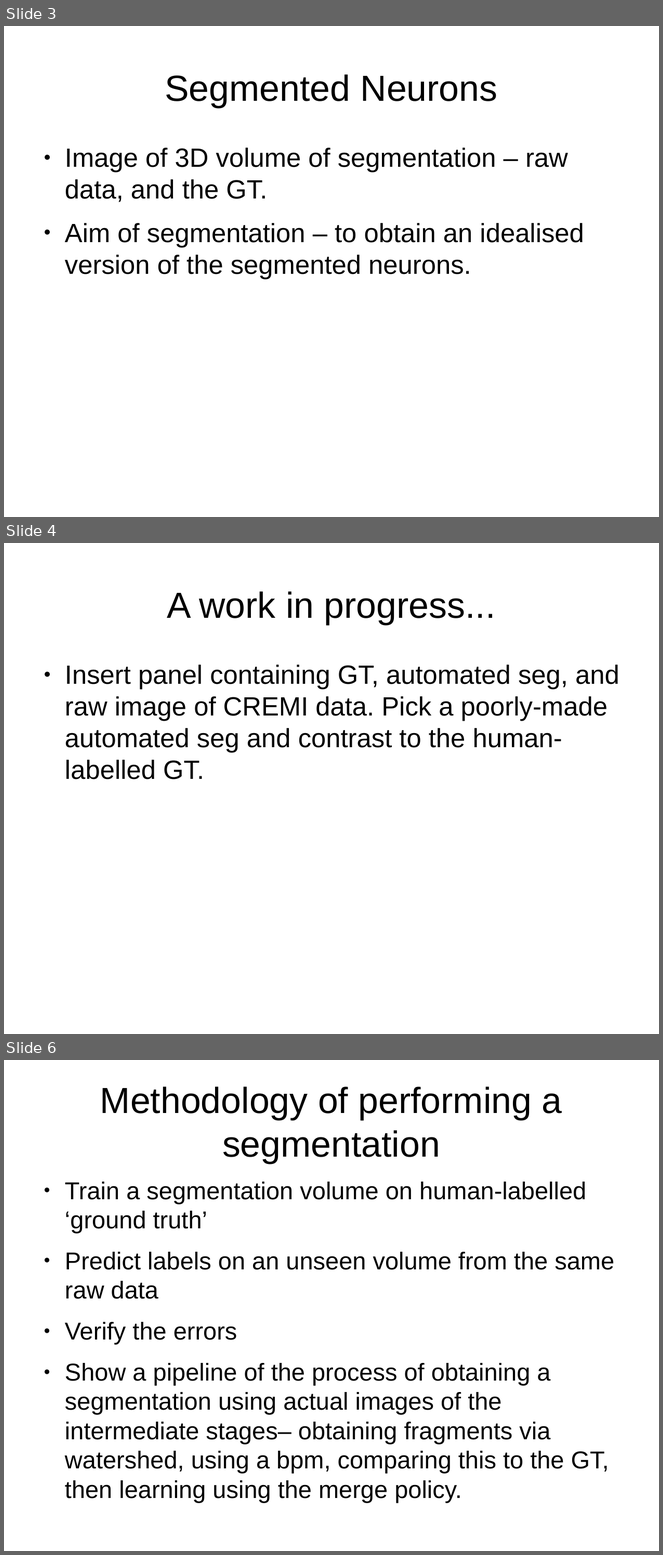
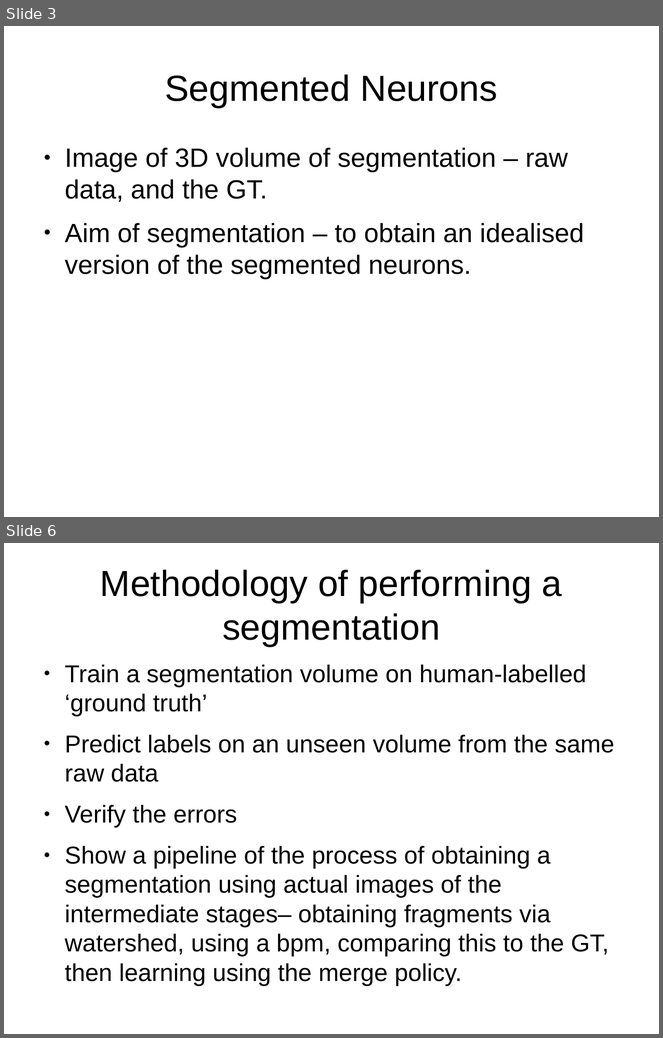
Before and after one commit to JohnnyTeutonic/view_all, a slide deck: Segmentation_Presentation.odp. Shown one above the other, each under a label of ours: slides 3, 4 and 6 before the commit, slides 3 and 6 after it; the slides between them are not shown. The pictures are 663x1555 and 663x1038 pixels, drawn with LibreOffice and Linux fonts; fonts in the diff are those of the drawing. Boxes give left, top, right and bottom in pixels: in the first picture for what was removed or moved away, otherwise in the second. Text is boxed around its words. In the diff, an @@ line names an element or a change of style, - is before the commit and + after.

```diff
--- a/Segmentation_Presentation.odp
+++ b/Segmentation_Presentation.odp
@@ slide 4 removed at <box>4,543,659,1034</box>, background #FFFFFF @@
@@ title removed at <box>167,591,496,625</box> @@
-A work in progress...
@@ text removed at <box>65,665,620,780</box> @@
-● Insert panel containing GT, automated seg, and raw image of CREMI data. Pick a poorly-made automated seg and contrast to the human-labelled GT.
```
Also in this commit, not shown: 4 slides changed, 4 slides added, 2 other slides removed, 1 other file.
